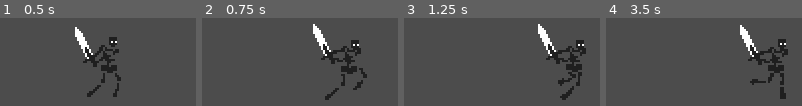
Above: before the commit, frames 1-4 (left to right).
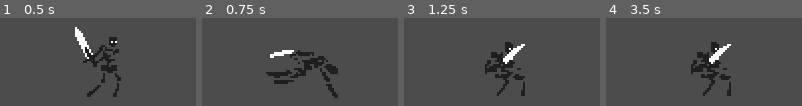
Above: after the commit, the same moments.

Repository: soekmego/Grave
Game: Godot game, scene res://Scenes/Skeleton/Skeleton.tscn
Same seed, same stepped clock (60 frames per second), same inputs: the game is played once before the commit and once after it. The project has no main scene, so this scene is started directly.
Inputs:
- Up to frame 1 (0.5 s): no input
- Up to frame 2 (0.75 s): hold Right (ui_right) from 0.53 s (still down); hold Space (ui_select) from 0.53 s (still down)
- Up to frame 3 (1.25 s): keep holding Right (ui_right); keep holding Space (ui_select)
- Up to frame 4 (3.5 s): release Right (ui_right) at 1.28 s; release Space (ui_select) at 1.28 s; hold Left (ui_left) 1.28-2.03 s; tap Space (ui_select) at 1.35, 1.52, 1.82, 2.85, 3.02, 3.32 s; hold Space (ui_select) 2.03-2.78 s; hold Right (ui_right) from 2.03 s (still down)

Frame 1 is identical in both runs. In frame 2, 9.6% of the frame differs, in the area x 32-85%, y 6-94%; in frame 3, 9.3%; in frame 4, 9.3%.

Commit message:
refactored movement
rewritten whole movement and animation management to a rudimentary fsm

Diff:
--- a/Scenes/Skeleton/Skeleton.gd
+++ b/Scenes/Skeleton/Skeleton.gd
@@ -3,40 +3,56 @@
 export (int) var speed = 100
 onready var sprite = $Sprite
 
+enum {IDLE, RUN, ROLL}
 var direction = Vector2()
+var state
 var anim = ""
+var new_anim
 
 func _ready():
-	pass
+	change_state(IDLE)
 
-func movement_loop():
+func change_state(new_state):
+	state = new_state
+	match state:
+		IDLE:
+			new_anim = "idle"
+		RUN:
+			new_anim = "run"
+		ROLL:
+			new_anim = "roll"
+
+func get_input():
 	direction = Vector2()
-	if Input.is_action_pressed("ui_right"):
+	var right = Input.is_action_pressed("ui_right")
+	var left = Input.is_action_pressed("ui_left")
+	var roll = Input.is_action_pressed("ui_select")
+
+	if right and state != ROLL:
+		change_state(RUN)
 		direction.x += 1
-	if Input.is_action_pressed("ui_left"):
+		sprite.flip_h = false
+
+	if left and state != ROLL:
+		change_state(RUN)
 		direction.x -= 1
+		sprite.flip_h = true
+
+	if roll:
+		change_state(ROLL)
+
+	if !right and !left and state == RUN:
+		change_state(IDLE)
+
 	direction = direction.normalized() * speed
 
-func spritedir_loop():
-	if direction.x > 0:
-		sprite.flip_h = false
-	elif direction.x < 0:
-		sprite.flip_h = true
-
-func animation_loop():
-	var new_anim = "idle"
-
-	if direction.x == 0:
-		new_anim = "idle"
-	else:
-		new_anim = "run"
-
-	if new_anim != anim:
+func _process(delta):
+	get_input()
+	if anim != new_anim:
 		anim = new_anim
 		$Animation.play(anim)
+	move_and_slide(direction)
+	#print(state)
 
-func _process(delta):
-	movement_loop()
-	move_and_slide(direction)
-	spritedir_loop()
-	animation_loop()
+func _on_Animation_animation_finished(roll):
+	change_state(IDLE)
--- a/Scenes/Skeleton/Skeleton.tscn
+++ b/Scenes/Skeleton/Skeleton.tscn
@@ -115,9 +115,8 @@
 "values": [ true, false ]
 }
 
-[sub_resource type="Animation" id=4]
-
-resource_name = "run"
+[sub_resource type="Animation" id=5]
+
 length = 1.2
 loop = true
 step = 0.2
@@ -153,6 +152,7 @@
 collision_mask = 1
 collision/safe_margin = 0.08
 script = ExtResource( 1 )
+_sections_unfolded = [ "Transform" ]
 speed = 100
 
 [node name="Sprite" type="Sprite" parent="." index="0"]
@@ -177,8 +177,8 @@
 playback_speed = 1.0
 anims/_SETUP = SubResource( 2 )
 anims/idle = SubResource( 3 )
-anims/roll = SubResource( 5 )
-anims/run = SubResource( 4 )
+anims/roll = SubResource( 4 )
+anims/run = SubResource( 5 )
 blend_times = [  ]
 
 [node name="Camera2D" type="Camera2D" parent="." index="3"]
@@ -205,3 +205,5 @@
 editor_draw_screen = true
 editor_draw_limits = false
 editor_draw_drag_margin = false
+
+[connection signal="animation_finished" from="Animation" to="." method="_on_Animation_animation_finished"]
--- a/default_env.tres
+++ b/default_env.tres
@@ -1,5 +1,100 @@
 [gd_resource type="Environment" load_steps=2 format=2]
+
 [sub_resource type="ProceduralSky" id=1]
+
+radiance_size = 4
+sky_top_color = Color( 0.0470588, 0.454902, 0.976471, 1 )
+sky_horizon_color = Color( 0.556863, 0.823529, 0.909804, 1 )
+sky_curve = 0.25
+sky_energy = 1.0
+ground_bottom_color = Color( 0.101961, 0.145098, 0.188235, 1 )
+ground_horizon_color = Color( 0.482353, 0.788235, 0.952941, 1 )
+ground_curve = 0.01
+ground_energy = 1.0
+sun_color = Color( 1, 1, 1, 1 )
+sun_latitude = 35.0
+sun_longitude = 0.0
+sun_angle_min = 1.0
+sun_angle_max = 100.0
+sun_curve = 0.05
+sun_energy = 16.0
+texture_size = 2
+
 [resource]
+
 background_mode = 2
 background_sky = SubResource( 1 )
+background_sky_custom_fov = 0.0
+background_color = Color( 0, 0, 0, 1 )
+background_energy = 1.0
+background_canvas_max_layer = 0
+ambient_light_color = Color( 0, 0, 0, 1 )
+ambient_light_energy = 1.0
+ambient_light_sky_contribution = 1.0
+fog_enabled = false
+fog_color = Color( 0.5, 0.6, 0.7, 1 )
+fog_sun_color = Color( 1, 0.9, 0.7, 1 )
+fog_sun_amount = 0.0
+fog_depth_enabled = true
+fog_depth_begin = 10.0
+fog_depth_curve = 1.0
+fog_transmit_enabled = false
+fog_transmit_curve = 1.0
+fog_height_enabled = false
+fog_height_min = 0.0
+fog_height_max = 100.0
+fog_height_curve = 1.0
+tonemap_mode = 0
+tonemap_exposure = 1.0
+tonemap_white = 1.0
+auto_exposure_enabled = false
+auto_exposure_scale = 0.4
+auto_exposure_min_luma = 0.05
+auto_exposure_max_luma = 8.0
+auto_exposure_speed = 0.5
+ss_reflections_enabled = false
+ss_reflections_max_steps = 64
+ss_reflections_fade_in = 0.15
+ss_reflections_fade_out = 2.0
+ss_reflections_depth_tolerance = 0.2
+ss_reflections_roughness = true
+ssao_enabled = false
+ssao_radius = 1.0
+ssao_intensity = 1.0
+ssao_radius2 = 0.0
+ssao_intensity2 = 1.0
+ssao_bias = 0.01
+ssao_light_affect = 0.0
+ssao_color = Color( 0, 0, 0, 1 )
+ssao_quality = 0
+ssao_blur = 3
+ssao_edge_sharpness = 4.0
+dof_blur_far_enabled = false
+dof_blur_far_distance = 10.0
+dof_blur_far_transition = 5.0
+dof_blur_far_amount = 0.1
+dof_blur_far_quality = 1
+dof_blur_near_enabled = false
+dof_blur_near_distance = 2.0
+dof_blur_near_transition = 1.0
+dof_blur_near_amount = 0.1
+dof_blur_near_quality = 1
+glow_enabled = false
+glow_levels/1 = false
+glow_levels/2 = false
+glow_levels/3 = true
+glow_levels/4 = false
+glow_levels/5 = true
+glow_levels/6 = false
+glow_levels/7 = false
+glow_intensity = 0.8
+glow_strength = 1.0
+glow_bloom = 0.0
+glow_blend_mode = 2
+glow_hdr_threshold = 1.0
+glow_hdr_scale = 2.0
+glow_bicubic_upscale = false
+adjustment_enabled = false
+adjustment_brightness = 1.0
+adjustment_contrast = 1.0
+adjustment_saturation = 1.0
Not shown: 1 places in Scenes/Skeleton/Skeleton.tscn that only renumber resources
